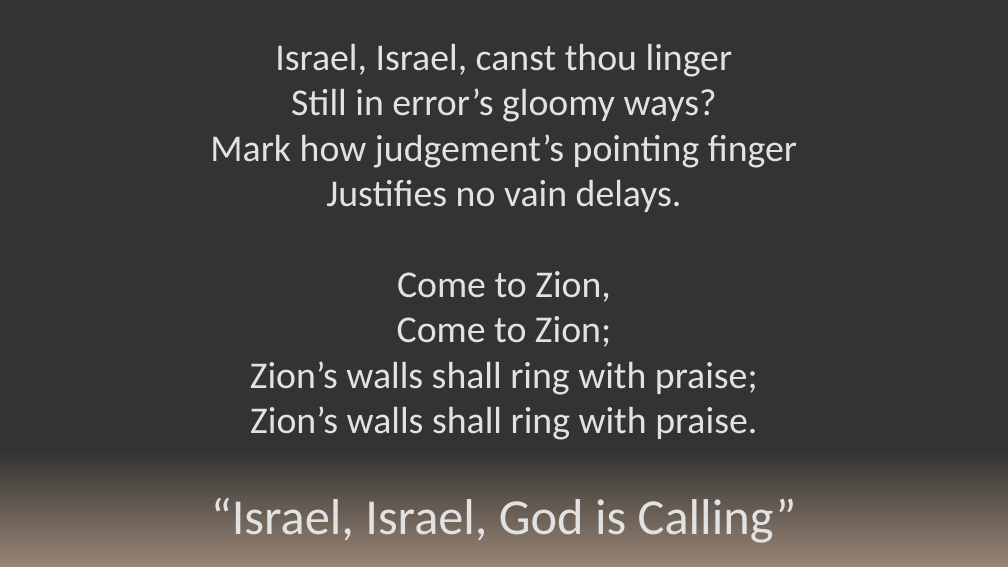
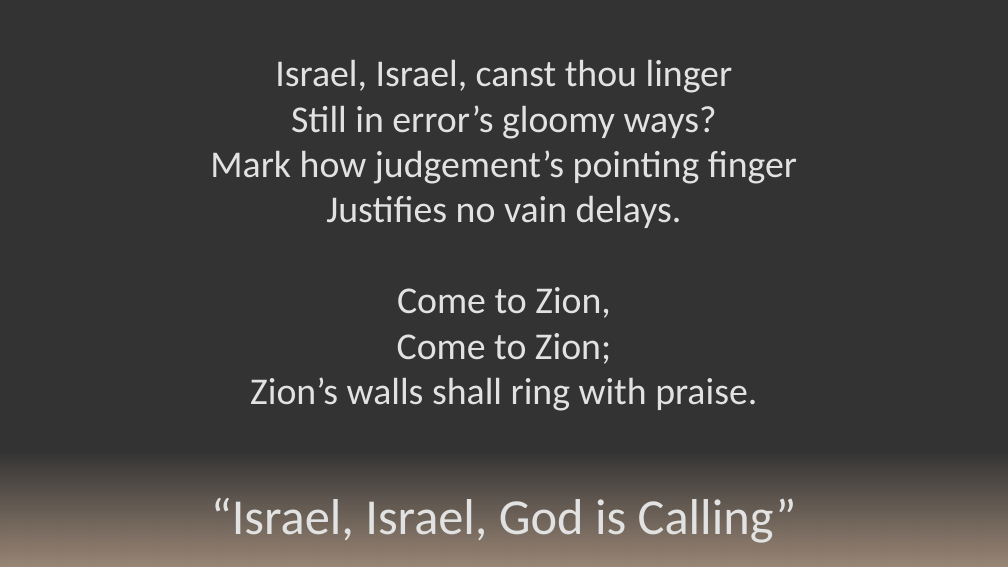
Before and after one commit to kevinmcmilian/ZarahemlaHymnPPTs, a slide deck: slide 4 of 214 - Israel, Israel, God is Calling.pptx. Drawn at 1008x567 pixels with LibreOffice and Linux fonts; fonts in the diff are those of the drawing. Boxes give left, top, right and bottom in pixels: in the first picture for what was removed or moved away, otherwise in the second. Text is boxed around its words. In the diff, an @@ line names an element or a change of style, - is before the commit and + after.

```diff
--- a/214 - Israel, Israel, God is Calling.pptx
+++ b/214 - Israel, Israel, God is Calling.pptx
@@ text "Israel, Israel, canst thou linger": place and size @@
-text "Israel, Israel, canst thou linger" at (210, 43, 797, 440)
+text "Israel, Israel, canst thou linger" at (210, 59, 797, 411)
@@ text at (250, 361, 758, 395): paragraph removed @@
-Zion’s walls shall ring with praise;
```
Also in this commit, not shown: 3 other slides changed, 18 other files.
